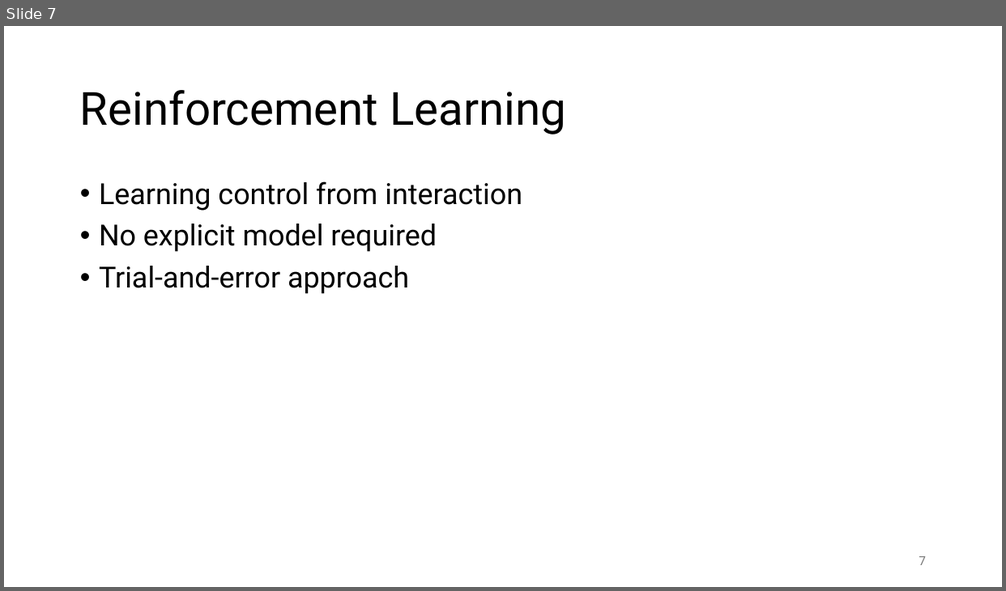
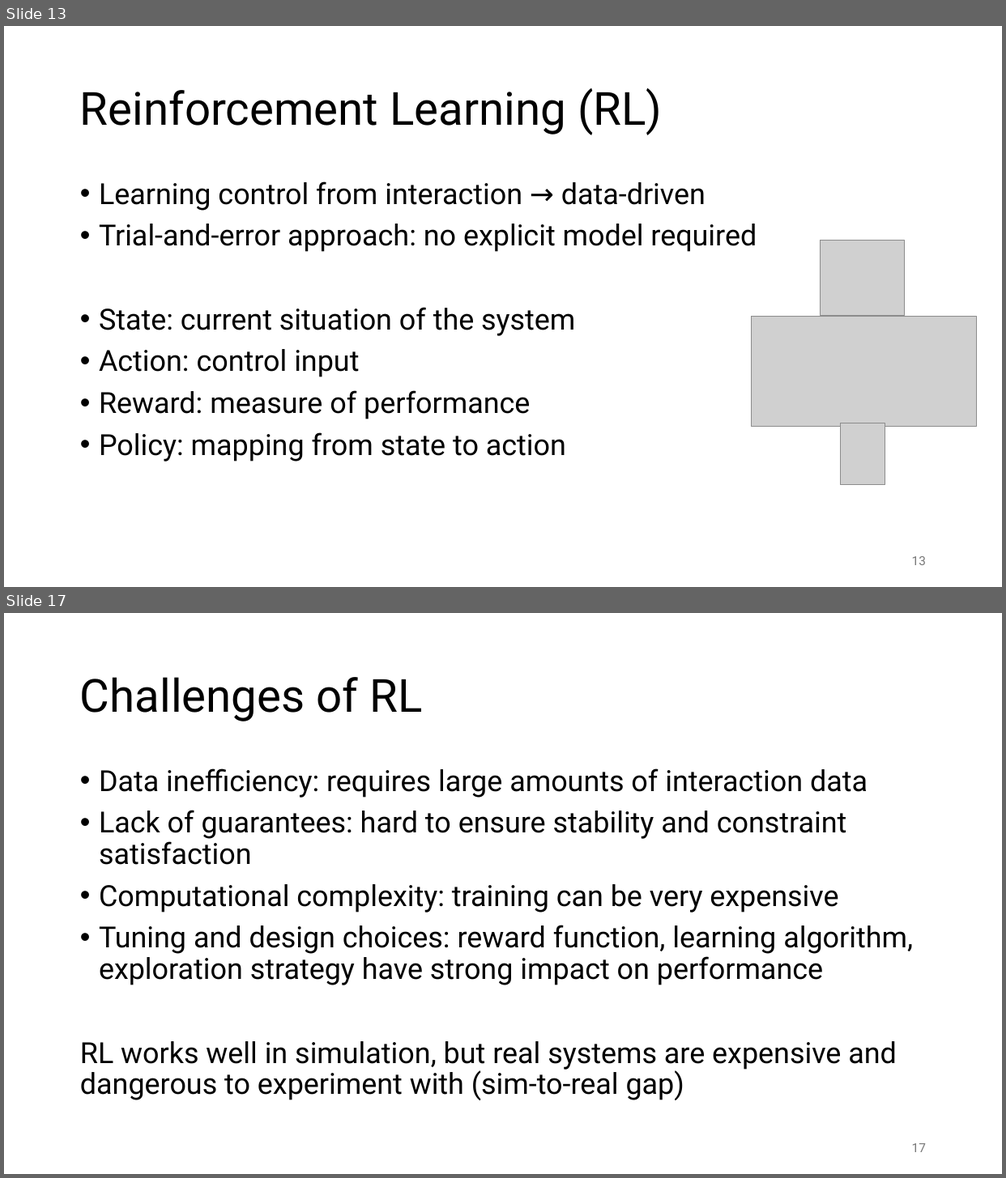
Before and after one commit to FelixWick/control_engineering, a slide deck: slides/8_advanced_control.pptx. Shown one above the other, each under a label of ours: slide 7 before the commit, slides 13 and 17 after it; the slides between them are not shown. The pictures are 1006x591 and 1006x1178 pixels, drawn with LibreOffice and Linux fonts; fonts in the diff are those of the drawing; grey boxes stand for pictures. Boxes give left, top, right and bottom in pixels: in the first picture for what was removed or moved away, otherwise in the second. Text is boxed around its words. In the diff, an @@ line names an element or a change of style, - is before the commit and + after.

Commit message:
advanced control

```diff
--- a/slides/8_advanced_control.pptx
+++ b/slides/8_advanced_control.pptx
@@ slide 17 added at (4, 613, 1002, 1174), background #FFFFFF @@
@@ title added at (80, 677, 422, 722), 44 pt, text #000000 @@
+Challenges of RL
@@ text added at (80, 769, 913, 1101), 28 pt, text #000000 @@
+• Data inefficiency: requires large amounts of interaction data
+• Lack of guarantees: hard to ensure stability and constraint satisfaction
+• Computational complexity: training can be very expensive
+• Tuning and design choices: reward function, learning algorithm, exploration strategy have strong impact on performance
+RL works well in simulation, but real systems are expensive and dangerous to experiment with (sim-to-real gap)
@@ page number added at (912, 1144, 926, 1152), 12 pt, text #797979 @@
+17
@@ what was slide 7 is now slide 13 @@
@@ slide 13 changed as well @@
@@ title at (80, 88, 662, 135): text changed @@
-Reinforcement Learning
+Reinforcement Learning (RL)
@@ text at (99, 182, 756, 462): text changed @@
-• Learning control from interaction
-• No explicit model required
-• Trial-and-error approach
+• Learning control from interaction → data-driven
+• Trial-and-error approach: no explicit model required
+• State: current situation of the system
+• Action: control input
+• Reward: measure of performance
+• Policy: mapping from state to action
@@ picture added at (820, 240, 905, 316) @@
@@ picture added at (751, 317, 977, 426) @@
@@ picture added at (840, 424, 885, 485) @@
@@ page number at (912, 557, 926, 565): text changed @@
-7
+13
```
Also in this commit, not shown: 2 other slides changed, 11 other slides added, 3 slides removed, 3 other files.
